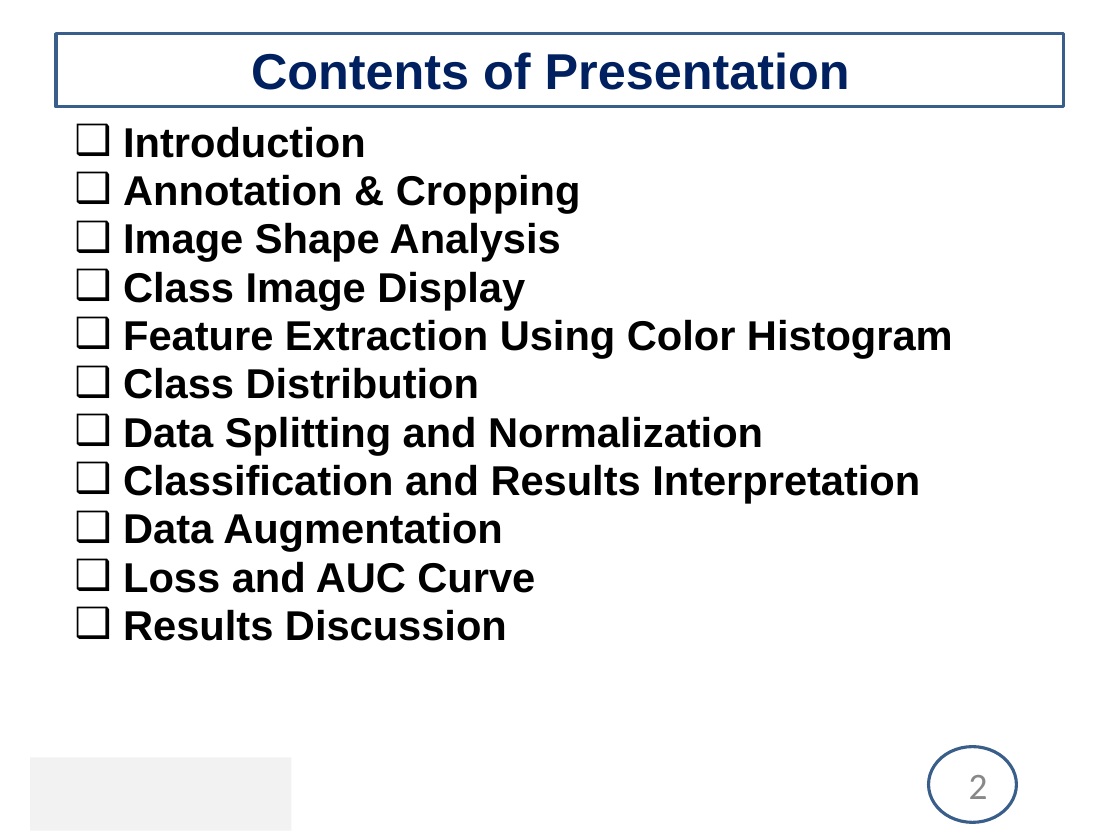
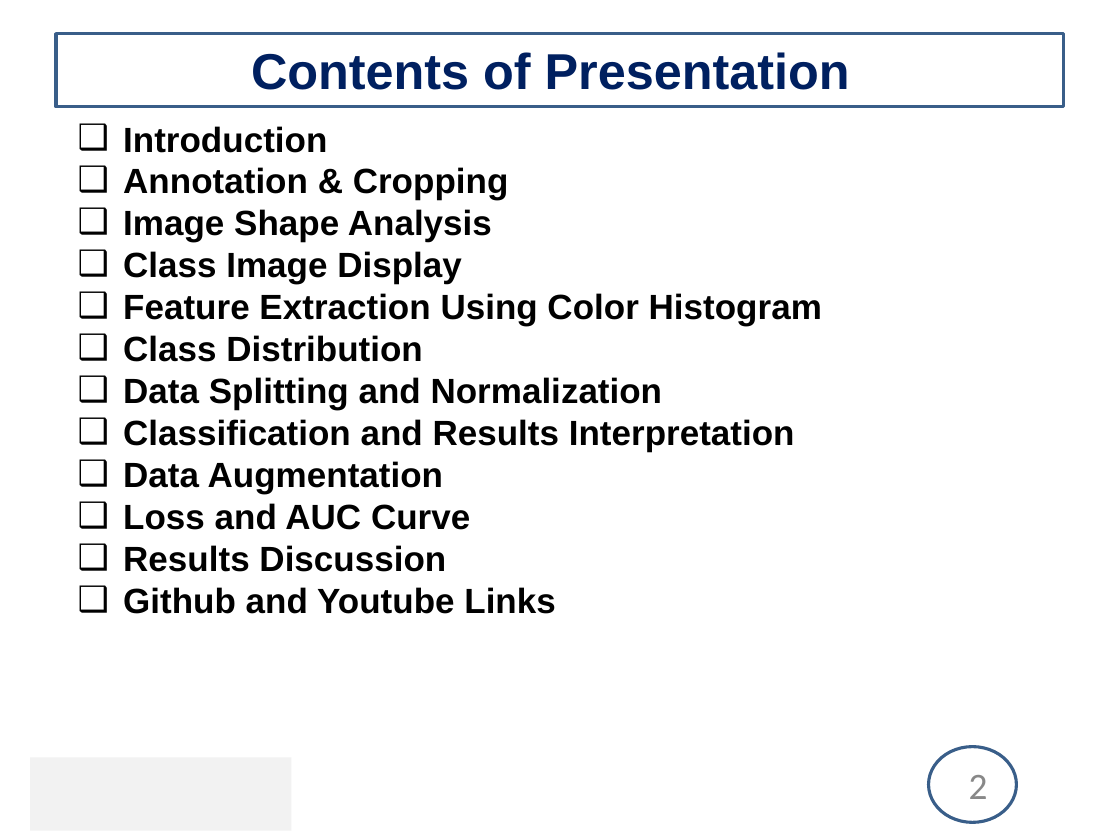
Before and after one commit to owwilly/oworwilbroad2200701450cvgardentool, a slide deck: slide 2 of Wilbroad Garden Tool.pptx. Drawn at 1120x840 pixels with LibreOffice and Linux fonts; fonts in the diff are those of the drawing; background and template pictures are left out. Boxes give left, top, right and bottom in pixels: in the first picture for what was removed or moved away, otherwise in the second. Text is boxed around its words. In the diff, an @@ line names an element or a change of style, - is before the commit and + after.

```diff
--- a/Wilbroad Garden Tool.pptx
+++ b/Wilbroad Garden Tool.pptx
@@ text at (123, 126, 822, 572): size 26.8 to 22.5 pt; indent changed @@
@@ text at (123, 587, 555, 614): paragraph added @@
+❑ Github and Youtube Links
```
Also in this commit, not shown: 1 slide added.
